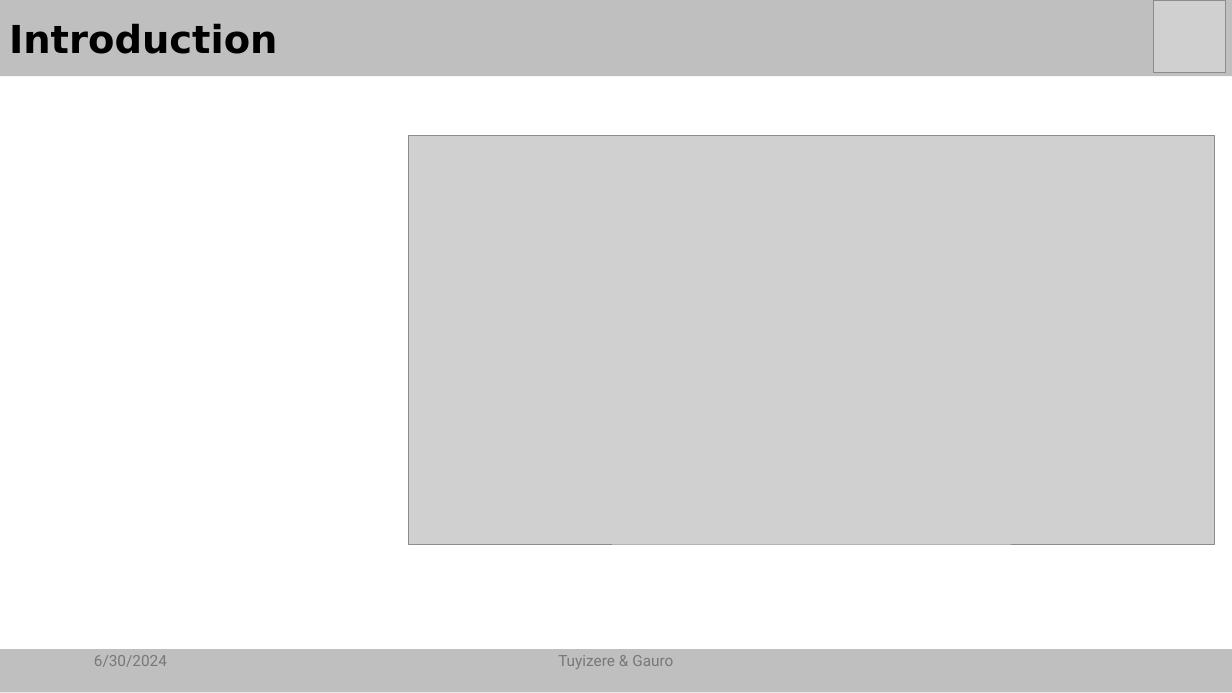
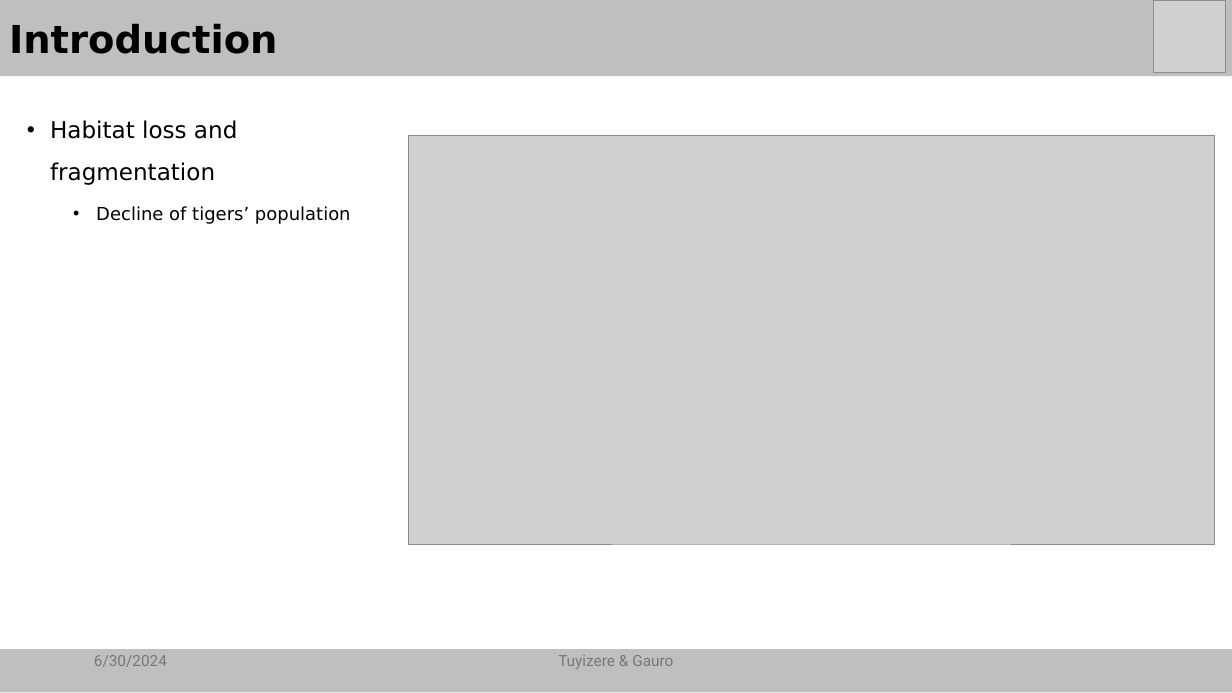
Before and after one commit to ReznaGauro/SDM_Panthera_tigris, a slide deck: slide 3 of Presentation/Panthera_tigris_modeling_in Nepal.pptm. Drawn at 1232x693 pixels with LibreOffice and Linux fonts; fonts in the diff are those of the drawing; grey boxes stand for pictures. Boxes give left, top, right and bottom in pixels: in the first picture for what was removed or moved away, otherwise in the second. Text is boxed around its words. In the diff, an @@ line names an element or a change of style, - is before the commit and + after.

```diff
--- a/Presentation/Panthera_tigris_modeling_in Nepal.pptm
+++ b/Presentation/Panthera_tigris_modeling_in Nepal.pptm
@@ text added at <box>50,120,351,224</box>, 18 pt, text #000000 @@
+• Habitat loss and fragmentation
+  • Decline of tigers’ population
```
Also in this commit, not shown: 1 other file.
